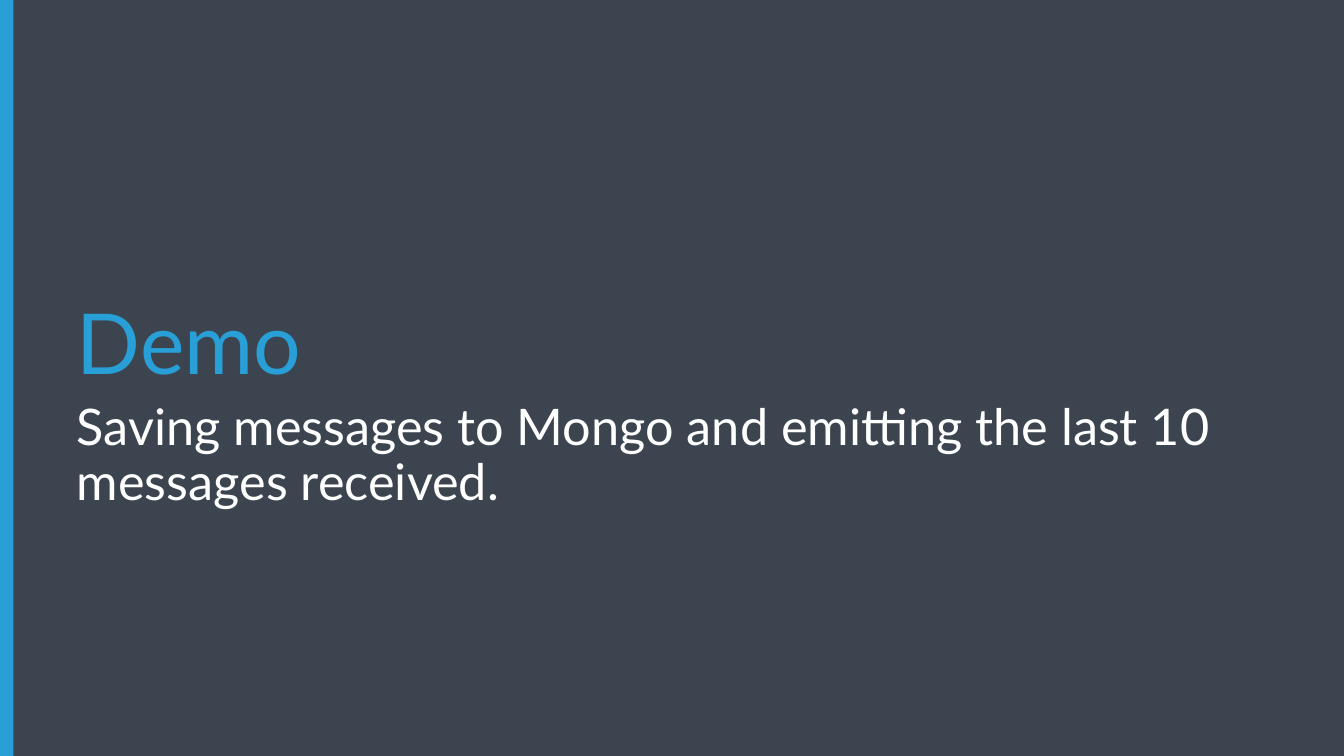
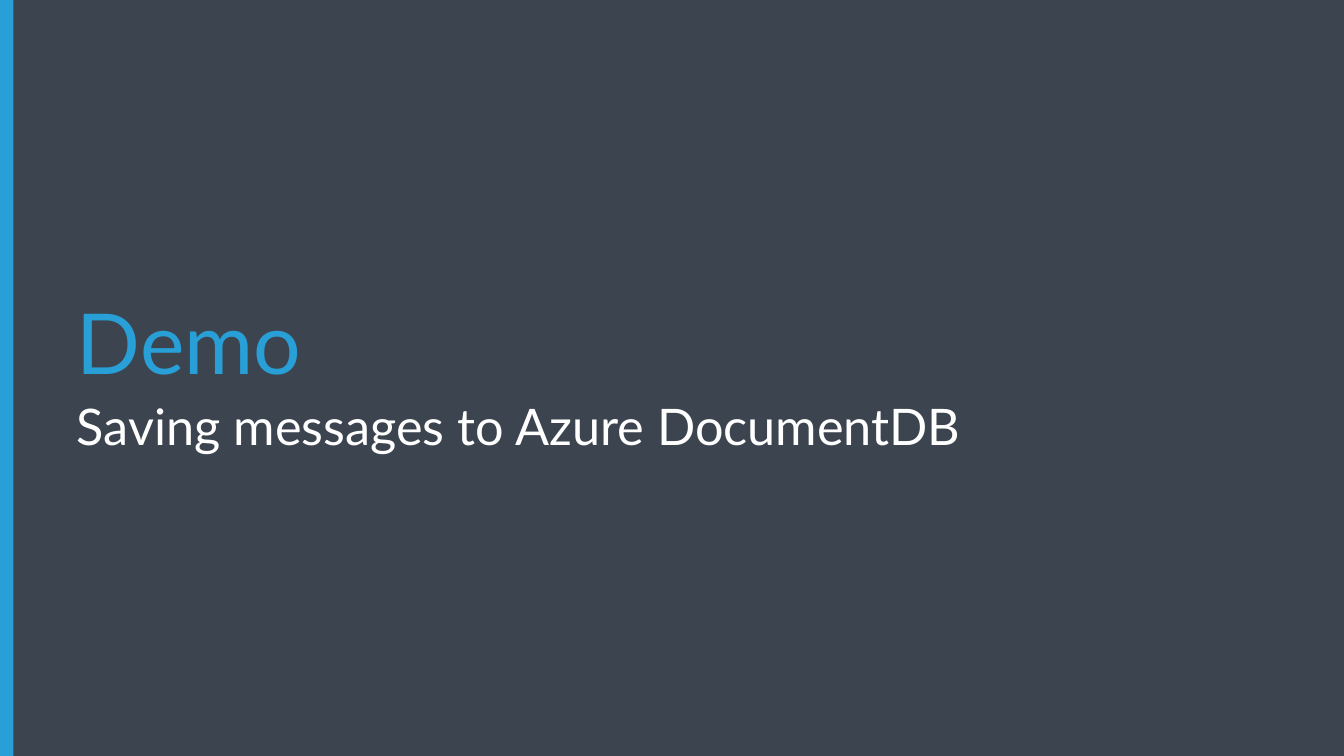
Before and after one commit to Microsoft-Web/NodeCamp, a slide deck: slide 15 of Presentation/BuildingTheBackend/BuildingTheBackend.pptx (slide 14 before the commit). Drawn at 1344x756 pixels with LibreOffice and Linux fonts; fonts in the diff are those of the drawing; background and template pictures are left out. Boxes give left, top, right and bottom in pixels: in the first picture for what was removed or moved away, otherwise in the second. Text is boxed around its words. In the diff, an @@ line names an element or a change of style, - is before the commit and + after.

```diff
--- a/Presentation/BuildingTheBackend/BuildingTheBackend.pptx
+++ b/Presentation/BuildingTheBackend/BuildingTheBackend.pptx
@@ subtitle at box(77, 408, 960, 454): text changed @@
-Saving messages to Mongo and emitting the last 10 messages received.
+Saving messages to Azure DocumentDB
```
Also in this commit, not shown: 1 other slide changed, 4 slides added, 1 slide removed, 17 other files.
